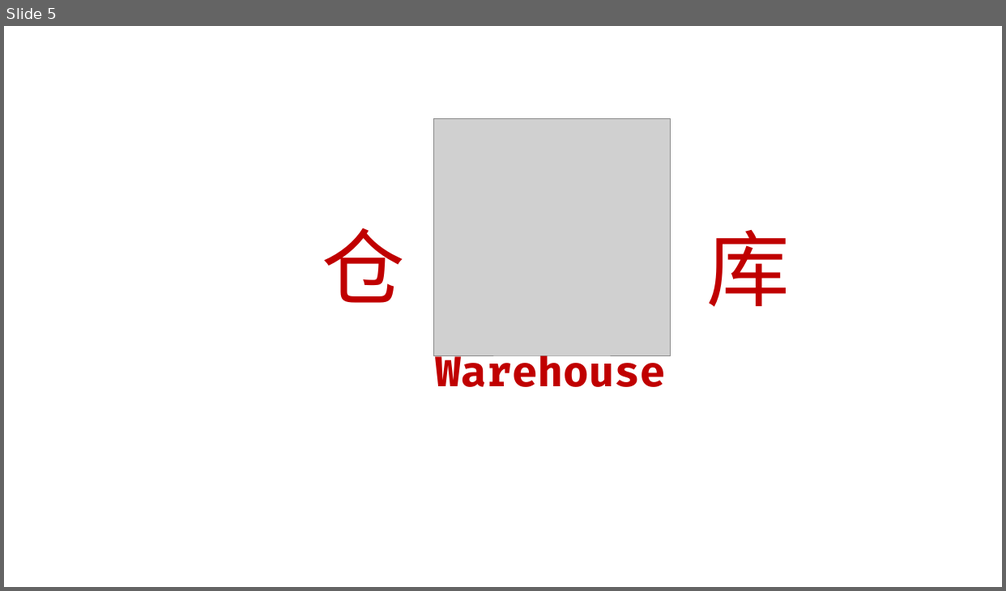
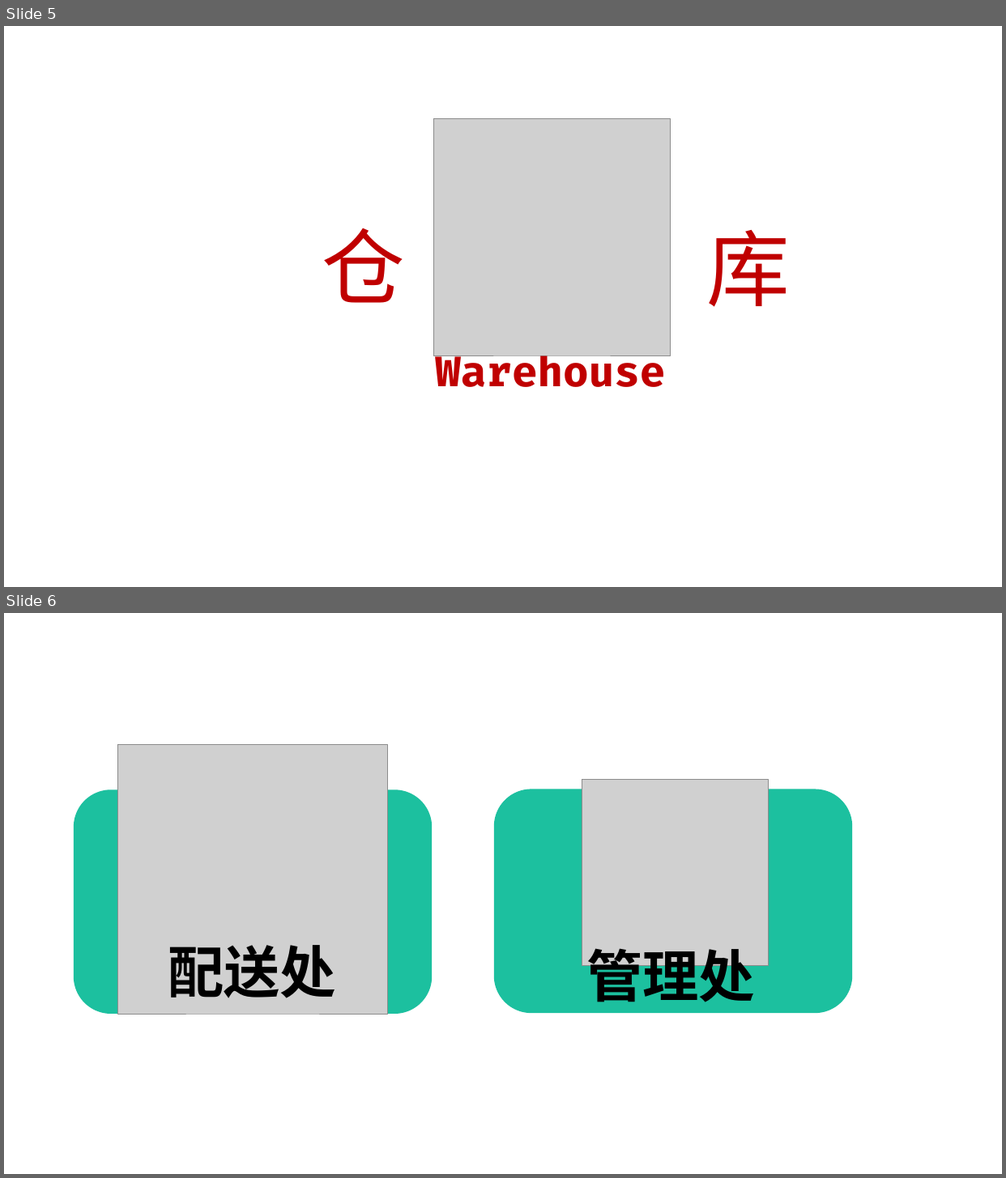
Before and after one commit to sunsolo388/FRSYS, a slide deck: FRSYS/static/create_png.pptx. Shown one above the other, each under a label of ours: slide 5 before the commit, slides 5 and 6 after it. The pictures are 1006x591 and 1006x1178 pixels, drawn with LibreOffice and Linux fonts; fonts in the diff are those of the drawing; grey boxes stand for pictures. Boxes give left, top, right and bottom in pixels: in the first picture for what was removed or moved away, otherwise in the second. Text is boxed around its words. In the diff, an @@ line names an element or a change of style, - is before the commit and + after.

```diff
--- a/FRSYS/static/create_png.pptx
+++ b/FRSYS/static/create_png.pptx
@@ slide 6 added at (4, 613, 1002, 1174), background #FFFFFF @@
@@ picture added at (118, 745, 388, 1014) @@
@@ picture added at (582, 780, 769, 966) @@
@@ rounded rectangle added at (74, 790, 432, 1013), fill #1CC09F @@
@@ rounded rectangle added at (494, 789, 853, 1013), fill #1CC09F @@
@@ text added at (168, 945, 336, 999), 54 pt, text #000000, bold @@
+配送处
@@ text added at (586, 940, 755, 1003), 54 pt, text #000000, bold @@
+管理处
```
Also in this commit, not shown: 1 other slide added, 1 slide removed, 8 other files.
